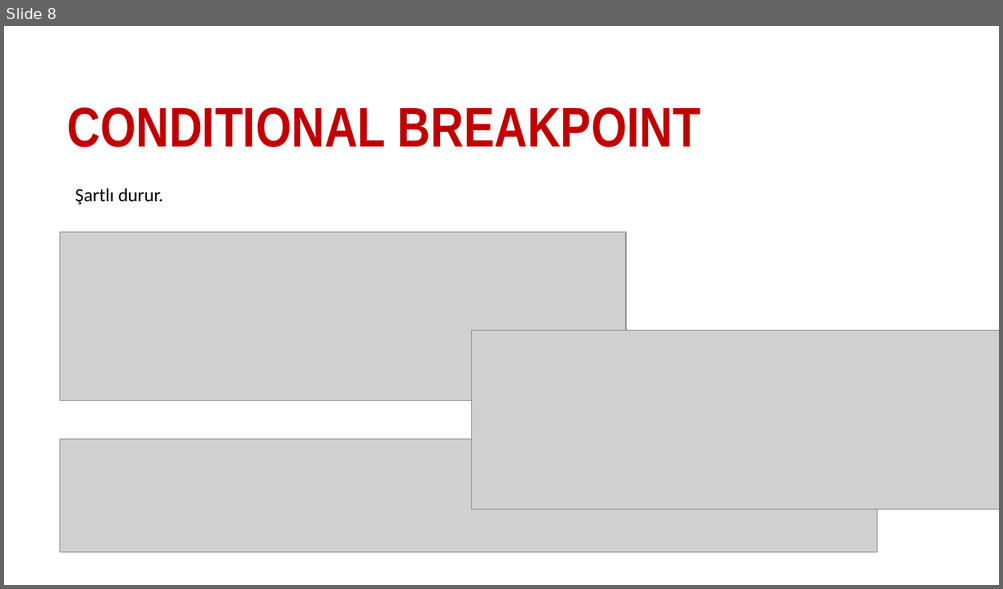
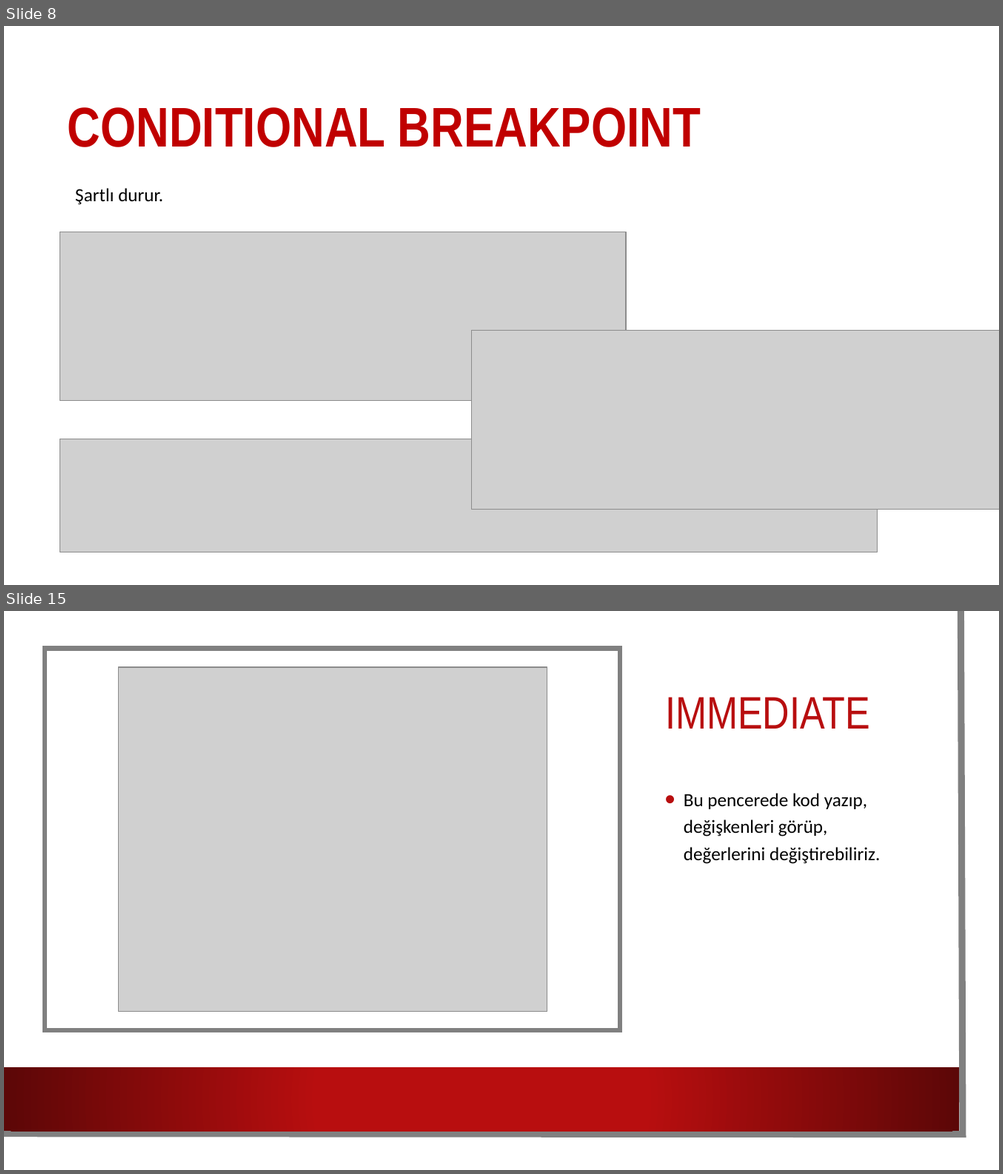
Before and after one commit to sametozalp/staj, a slide deck: debug.pptx. Shown one above the other, each under a label of ours: slide 8 before the commit, slides 8 and 15 after it; the slides between them are not shown. The pictures are 1003x589 and 1003x1174 pixels, drawn with LibreOffice and Linux fonts; fonts in the diff are those of the drawing; grey boxes stand for pictures; background and template pictures are left out. Boxes give left, top, right and bottom in pixels: in the first picture for what was removed or moved away, otherwise in the second. Text is boxed around its words. In the diff, an @@ line names an element or a change of style, - is before the commit and + after.

```diff
--- a/debug.pptx
+++ b/debug.pptx
@@ slide 15 added at <box>4,611,999,1170</box>, background picture (left out) @@
@@ rectangle added at <box>4,611,982,1153</box>, fill #FFFFFF @@
@@ freeform shape added at <box>4,611,963,1135</box>, outline #808080 6.5 pt @@
@@ rectangle added at <box>45,648,620,1031</box>, fill #FFFFFF, outline #808080 4.5 pt @@
@@ picture added at <box>118,667,547,1011</box> @@
@@ title added at <box>665,697,870,729</box>, 44 pt, text #B80E0F @@
+IMMEDIATE
@@ text added at <box>683,793,879,864</box>, 18 pt, text #000000 @@
+• Bu pencerede kod yazıp, değişkenleri görüp, değerlerini değiştirebiliriz.
@@ rectangle added at <box>4,1068,959,1131</box>, fill gradient #B80E0F to #5C0707 @@
```
Also in this commit, not shown: 1 slide changed, 10 other slides added, 20 other files.
